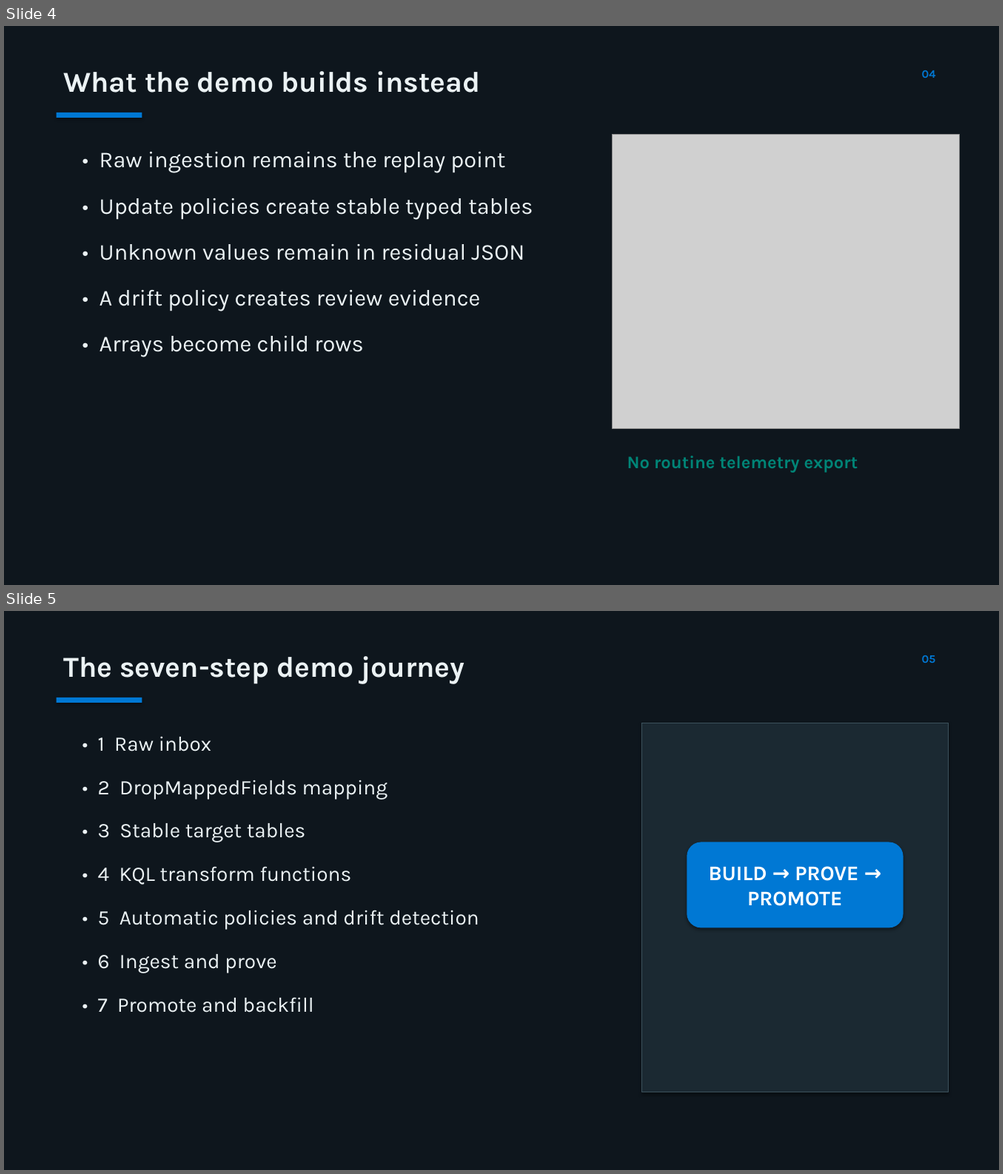
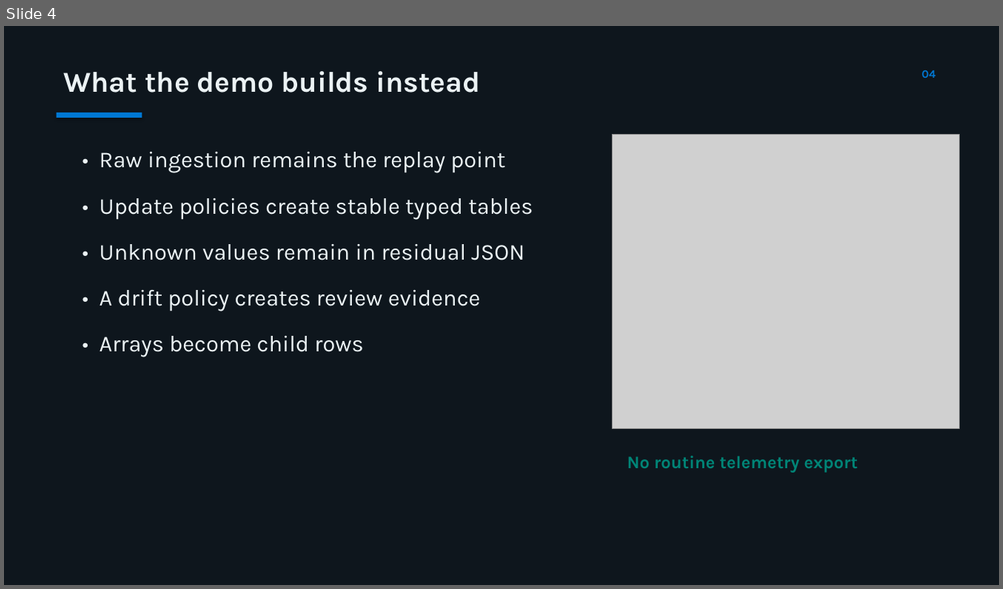
Before and after one commit to MatthieuLefebvre/eventhouse-schema-drift-reference, a slide deck: presentation/eventhouse-schema-drift-reference.pptx. Shown one above the other, each under a label of ours: slides 4 and 5 before the commit, slide 4 after it. The pictures are 1003x1174 and 1003x589 pixels, drawn with LibreOffice and Linux fonts; fonts in the diff are those of the drawing; grey boxes stand for pictures. Boxes give left, top, right and bottom in pixels: in the first picture for what was removed or moved away, otherwise in the second. Text is boxed around its words. In the diff, an @@ line names an element or a change of style, - is before the commit and + after.

```diff
--- a/presentation/eventhouse-schema-drift-reference.pptx
+++ b/presentation/eventhouse-schema-drift-reference.pptx
@@ slide 5 removed at box(4, 611, 999, 1170), background #0E161D @@
@@ text removed at box(63, 656, 464, 684) @@
-The seven-step demo journey
@@ text removed at box(922, 655, 936, 663) @@
-05
@@ rectangle removed at box(57, 698, 142, 703) @@
@@ text removed at box(98, 736, 478, 1013) @@
-• 1 Raw inbox
-• 2 DropMappedFields mapping
-• 3 Stable target tables
-• 4 KQL transform functions
-• 5 Automatic policies and drift detection
-• 6 Ingest and prove
-• 7 Promote and backfill
@@ rectangle removed at box(642, 723, 948, 1092) @@
@@ rounded rectangle removed at box(687, 843, 903, 928) @@
-BUILD → PROVE → PROMOTE
```
Also in this commit, not shown: 5 slides changed, 2 slides added, 1 other slide removed, 3 other files.
